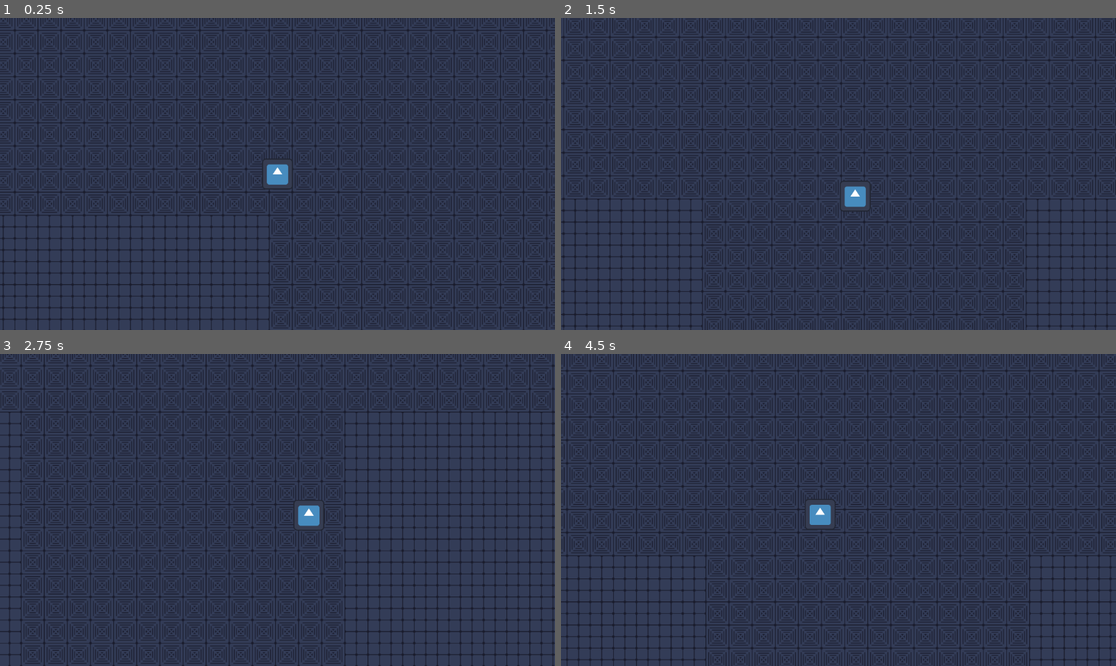
Above: before the commit, frames 1-4 (two rows, left to right).
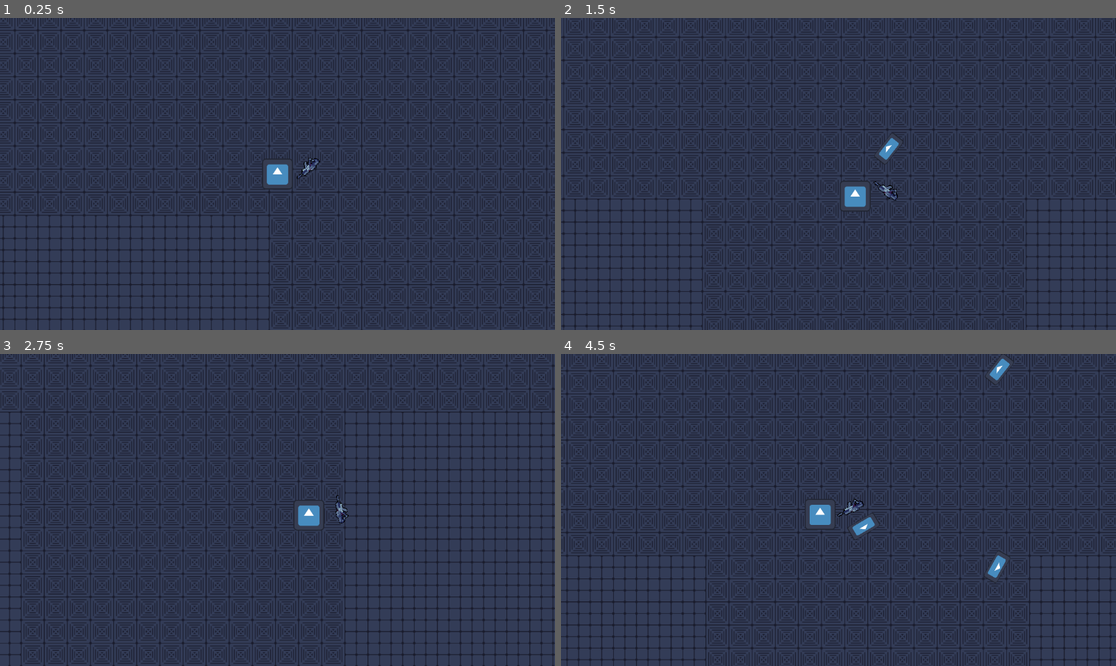
Above: after the commit, the same moments.

Repository: PieIsSpy/Scrapheap
Game: Godot game, scene res://scenes/arena.tscn
Two runs of this game, one before a commit and one after it. Both use one fixed random seed, a clock stepped at 60 frames per second and the inputs below. The engine's default icon, where the game draws it, is replaced by a stand-in: a white triangle on a blue panel in a dark square.
Inputs (mouse positions are in pixels of both pictures, inside the frame that each line leads up to):
- Up to frame 1 (0.25 s): no input
- Up to frame 2 (1.5 s): move the mouse to (960, 158) at 0.52 s; hold D (Right) 0.53-1.28 s; click (960, 158) at 0.6 s; move the mouse to (727, 189) at 1.27 s; hold S (Down) from 1.28 s (still down); click (727, 189) at 1.35 s
- Up to frame 3 (2.75 s): move the mouse to (333, 441) at 2.02 s; release S (Down) at 2.03 s; hold D (Right) from 2.03 s (still down); click (333, 441) at 2.1 s
- Up to frame 4 (4.5 s): move the mouse to (810, 572) at 2.77 s; release D (Right) at 2.78 s; hold W (Up) 2.78-3.53 s; click (810, 572) at 2.85 s; move the mouse to (1005, 556) at 3.52 s; hold A (Left) from 3.53 s (still down); click (1005, 556) at 3.6 s; move the mouse to (672, 463) at 4.27 s; click (672, 463) at 4.35 s

The runs differ from the first frame. In frame 1, less than 0.1% of the frame differs, in the area x 53-58%, y 44-52%; in frame 2, 0.2%; in frame 3, less than 0.1%; in frame 4, 0.6%, in the area x 49-82%, y 0-74%.

Commit message:
feat: added a shootable gun equiped by the player

Diff:
--- /dev/null
+++ b/components/bullet/bullet.gd
@@ -0,0 +1,19 @@
+extends Sprite2D
+
+@onready var AnimPlayer: AnimationPlayer = $AnimationPlayer
+@onready var RayCast: RayCast2D = $RayCast2D
+
+var speed: float = 120.0
+
+func _physics_process(delta: float) -> void:
+	global_position += Vector2(1, 0).rotated(rotation) * speed * delta
+
+	if RayCast.is_colliding() and !RayCast.get_collider().get("IS_PLAYER"):
+		AnimPlayer.play("remove")
+
+func _on_animation_player_animation_finished(anim_name: StringName) -> void:
+	if anim_name == "remove":
+		queue_free()
+
+func _on_timer_timeout() -> void:
+	AnimPlayer.play("remove")
--- /dev/null
+++ b/components/bullet/bullet.tscn
@@ -0,0 +1,82 @@
+[gd_scene format=3 uid="uid://by1hix24vgr81"]
+
+[ext_resource type="Texture2D" uid="uid://dey6hyajpyjq3" path="res://assets/icon.svg" id="1_142lv"]
+[ext_resource type="Script" uid="uid://bil8n6d5xygt7" path="res://components/bullet/bullet.gd" id="2_j7bu3"]
+
+[sub_resource type="Animation" id="Animation_142lv"]
+length = 0.001
+tracks/0/type = "value"
+tracks/0/imported = false
+tracks/0/enabled = true
+tracks/0/path = NodePath(".:scale")
+tracks/0/interp = 1
+tracks/0/loop_wrap = true
+tracks/0/keys = {
+"times": PackedFloat32Array(0),
+"transitions": PackedFloat32Array(1),
+"update": 0,
+"values": [Vector2(1e-05, 1e-05)]
+}
+
+[sub_resource type="Animation" id="Animation_j7bu3"]
+resource_name = "appear"
+length = 0.2
+tracks/0/type = "value"
+tracks/0/imported = false
+tracks/0/enabled = true
+tracks/0/path = NodePath(".:scale")
+tracks/0/interp = 1
+tracks/0/loop_wrap = true
+tracks/0/keys = {
+"times": PackedFloat32Array(0, 0.2),
+"transitions": PackedFloat32Array(0.5, 2),
+"update": 0,
+"values": [Vector2(1e-05, 1e-05), Vector2(0.5, 0.25)]
+}
+
+[sub_resource type="Animation" id="Animation_iel4s"]
+resource_name = "remove"
+length = 0.2
+tracks/0/type = "value"
+tracks/0/imported = false
+tracks/0/enabled = true
+tracks/0/path = NodePath(".:scale")
+tracks/0/interp = 1
+tracks/0/loop_wrap = true
+tracks/0/keys = {
+"times": PackedFloat32Array(0, 0.2),
+"transitions": PackedFloat32Array(0.5, 2),
+"update": 0,
+"values": [Vector2(0.5, 0.25), Vector2(0, 0)]
+}
+
+[sub_resource type="AnimationLibrary" id="AnimationLibrary_iel4s"]
+_data = {
+&"RESET": SubResource("Animation_142lv"),
+&"appear": SubResource("Animation_j7bu3"),
+&"remove": SubResource("Animation_iel4s")
+}
+
+[node name="Bullet" type="Sprite2D" unique_id=1962218593]
+scale = Vector2(1e-05, 1e-05)
+texture = ExtResource("1_142lv")
+script = ExtResource("2_j7bu3")
+
+[node name="AnimationPlayer" type="AnimationPlayer" parent="." unique_id=1502163034]
+libraries/ = SubResource("AnimationLibrary_iel4s")
+autoplay = &"appear"
+speed_scale = 2.0
+
+[node name="RayCast2D" type="RayCast2D" parent="." unique_id=824665515]
+position = Vector2(-60, 0)
+scale = Vector2(1, 20)
+target_position = Vector2(118, 0)
+hit_from_inside = true
+
+[node name="Timer" type="Timer" parent="." unique_id=1214910161]
+wait_time = 10.0
+one_shot = true
+autostart = true
+
+[connection signal="animation_finished" from="AnimationPlayer" to="." method="_on_animation_player_animation_finished"]
+[connection signal="timeout" from="Timer" to="." method="_on_timer_timeout"]
--- /dev/null
+++ b/components/gun/gun.gd
@@ -0,0 +1,33 @@
+extends Node2D
+
+const bullet = preload("res://components/bullet/bullet.tscn")
+
+const IS_PLAYER = true
+
+@onready var RotationOffset: Node2D = $RotationOffset
+@onready var SpriteShadow: Sprite2D = $RotationOffset/Sprite2D/shadow
+@onready var ShootPos: Marker2D = $RotationOffset/Sprite2D/Marker2D
+
+var fire_rate: float = 0.25
+var can_shoot: bool = true
+
+func _ready() -> void:
+	$Timer.wait_time = fire_rate
+
+func _physics_process(delta: float) -> void:
+	RotationOffset.rotation = lerp_angle(RotationOffset.rotation, (get_global_mouse_position() - global_position).angle(), 6.5 * delta)
+	SpriteShadow.position = Vector2(-2, 2).rotated(-RotationOffset.rotation)
+
+	if Input.is_action_just_pressed("Shoot") and can_shoot:
+		_shoot()
+		can_shoot = false
+		$Timer.start()
+
+func _shoot():
+	var new_bullet = bullet.instantiate()
+	get_tree().root.add_child(new_bullet)
+	new_bullet.global_position = ShootPos.global_position
+	new_bullet.global_rotation = ShootPos.global_rotation
+
+func _on_timer_timeout() -> void:
+	can_shoot = true
--- /dev/null
+++ b/components/gun/gun.tscn
@@ -0,0 +1,27 @@
+[gd_scene format=3 uid="uid://doj2vrji0alk4"]
+
+[ext_resource type="Script" uid="uid://x1vvqtmks70h" path="res://components/gun/gun.gd" id="1_sob0f"]
+[ext_resource type="Texture2D" uid="uid://da4pwhy77wm27" path="res://assets/gun.png" id="1_ueq7p"]
+
+[node name="Gun" type="Node2D" unique_id=1416124888]
+script = ExtResource("1_sob0f")
+
+[node name="RotationOffset" type="Node2D" parent="." unique_id=1256958889]
+
+[node name="Sprite2D" type="Sprite2D" parent="RotationOffset" unique_id=708064450]
+texture_filter = 1
+rotation = 0.7679449
+texture = ExtResource("1_ueq7p")
+
+[node name="shadow" type="Sprite2D" parent="RotationOffset/Sprite2D" unique_id=1989725111]
+modulate = Color(0, 0, 0, 0.21568628)
+z_index = -1
+texture_filter = 1
+texture = ExtResource("1_ueq7p")
+
+[node name="Marker2D" type="Marker2D" parent="RotationOffset/Sprite2D" unique_id=1973940090]
+position = Vector2(14.386796, -13.8931675)
+
+[node name="Timer" type="Timer" parent="." unique_id=502989019]
+
+[connection signal="timeout" from="Timer" to="." method="_on_timer_timeout"]
--- a/entities/player/player.tscn
+++ b/entities/player/player.tscn
@@ -2,6 +2,7 @@
 
 [ext_resource type="Script" uid="uid://dbd858xad0thx" path="res://entities/player/player_movement.gd" id="1_abrql"]
 [ext_resource type="Texture2D" uid="uid://dey6hyajpyjq3" path="res://assets/icon.svg" id="1_merdl"]
+[ext_resource type="PackedScene" uid="uid://doj2vrji0alk4" path="res://components/gun/gun.tscn" id="3_sglur"]
 
 [sub_resource type="RectangleShape2D" id="RectangleShape2D_b0kkn"]
 size = Vector2(114, 113)
@@ -17,3 +18,7 @@
 position = Vector2(0, 0.5)
 scale = Vector2(0.5, 0.5)
 shape = SubResource("RectangleShape2D_b0kkn")
+
+[node name="Gun" parent="." unique_id=1416124888 instance=ExtResource("3_sglur")]
+position = Vector2(64, -11)
+scale = Vector2(1.5, 1.5)
--- a/project.godot
+++ b/project.godot
@@ -41,6 +41,11 @@
 , Object(InputEventKey,"resource_local_to_scene":false,"resource_name":"","device":-1,"window_id":0,"alt_pressed":false …(186 unchanged characters)…
 ]
 }
+Shoot={
+"deadzone": 0.2,
+"events": [Object(InputEventMouseButton,"resource_local_to_scene":false,"resource_name":"","device":-1,"window_id":0,"alt_pressed":false,"shift_pressed":false,"ctrl_pressed":false,"meta_pressed":false,"button_mask":0,"position":Vector2(0, 0),"global_position":Vector2(0, 0),"factor":1.0,"button_index":1,"canceled":false,"pressed":false,"double_click":false,"script":null)
+]
+}
 
 [physics]
 
Binary file added: assets/gun.png
Not shown, added: assets/gun.png.import
Not shown, added: components/bullet/bullet.gd.uid
Not shown, added: components/gun/gun.gd.uid
